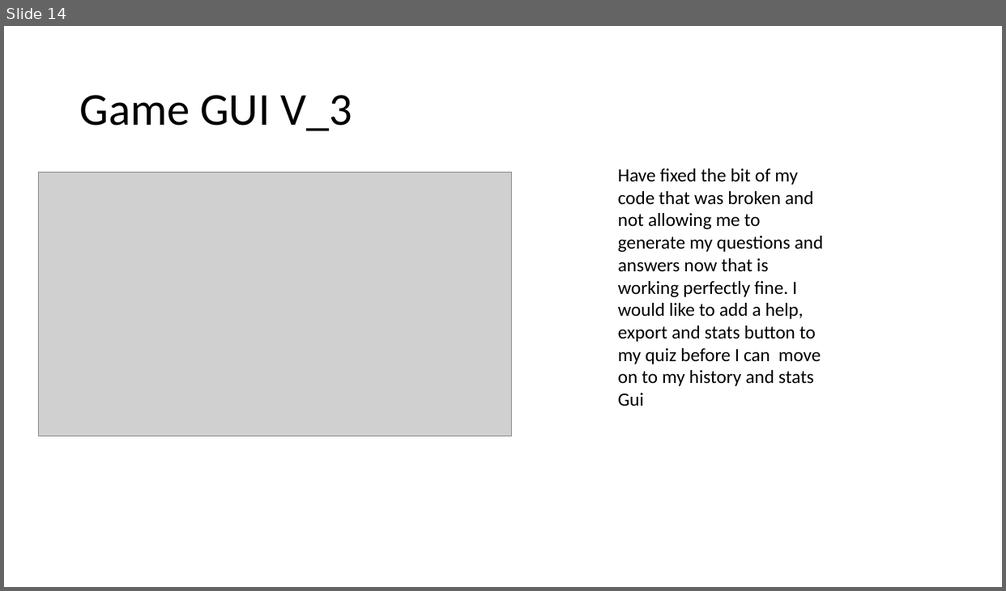
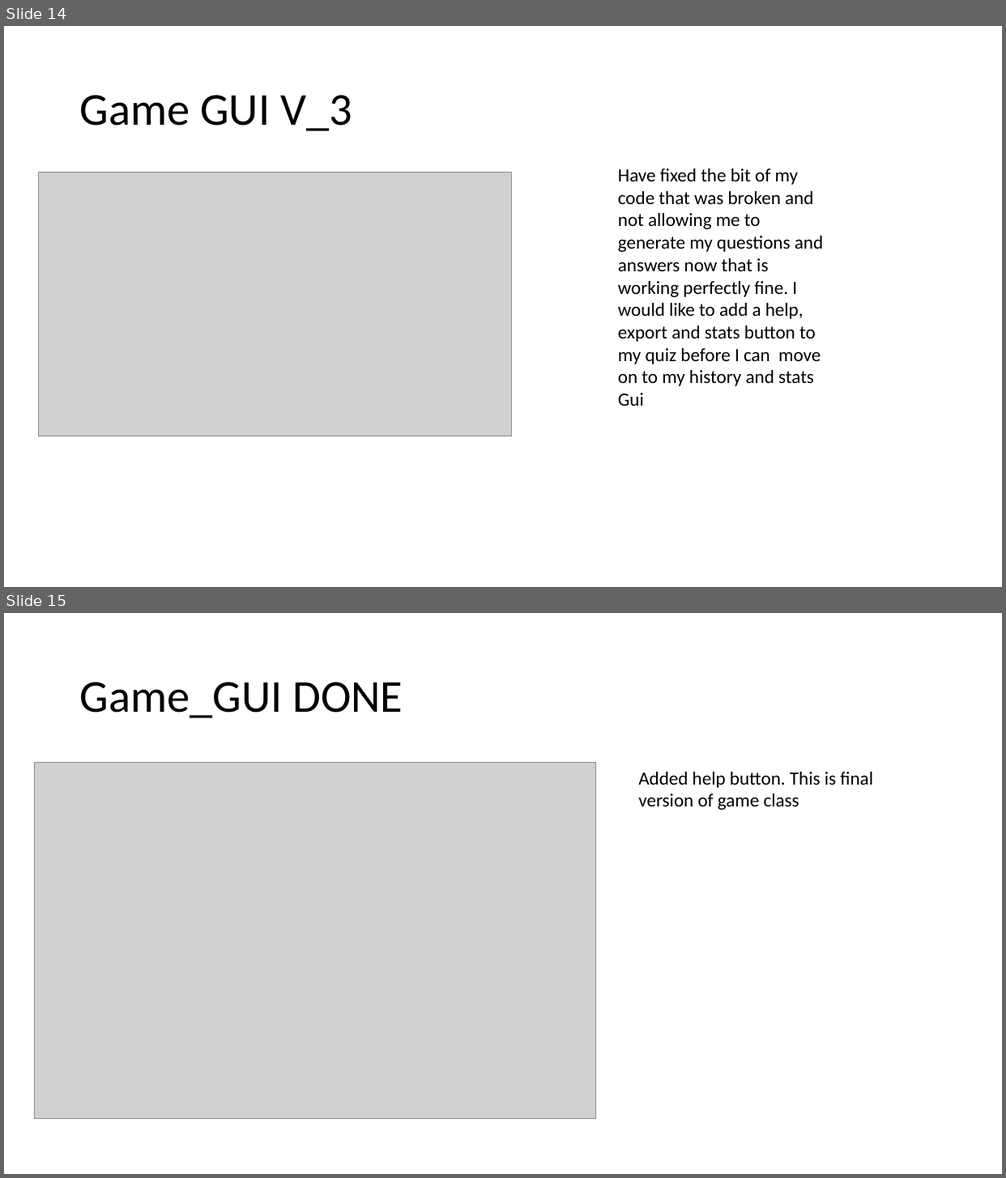
Before and after one commit to morrisj70800/01_Assesment, a slide deck: Programming Assesment.pptx. Shown one above the other, each under a label of ours: slide 14 before the commit, slides 14 and 15 after it. The pictures are 1006x591 and 1006x1178 pixels, drawn with LibreOffice and Linux fonts; fonts in the diff are those of the drawing; grey boxes stand for pictures. Boxes give left, top, right and bottom in pixels: in the first picture for what was removed or moved away, otherwise in the second. Text is boxed around its words. In the diff, an @@ line names an element or a change of style, - is before the commit and + after.

Commit message:
ASSESMENT
Help gui added and stats button not working yet

```diff
--- a/Programming Assesment.pptx
+++ b/Programming Assesment.pptx
@@ slide 15 added at (4,613,1002,1174), background #FFFFFF @@
@@ title added at (80,682,403,718), 44 pt, text #000000 @@
+Game_GUI DONE
@@ picture added at (35,763,595,1119) @@
@@ text added at (638,772,873,810), 18 pt, text #000000 @@
+Added help button. This is final version of game class
```
Also in this commit, not shown: 2 other slides added, 3 other files.
